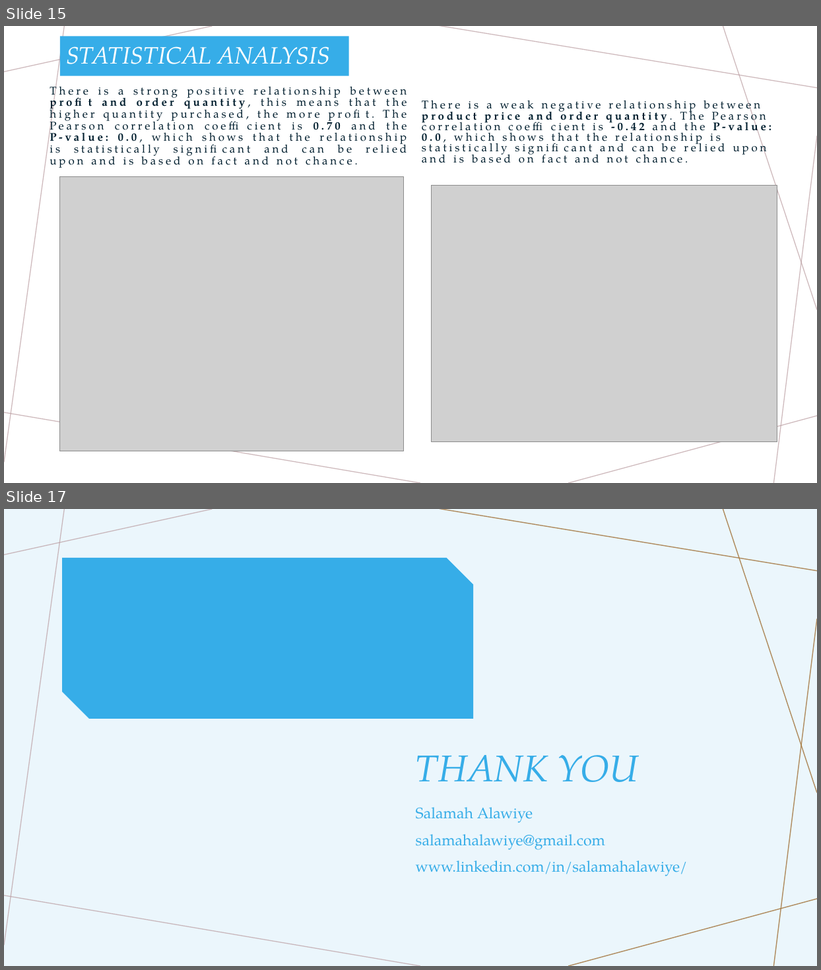
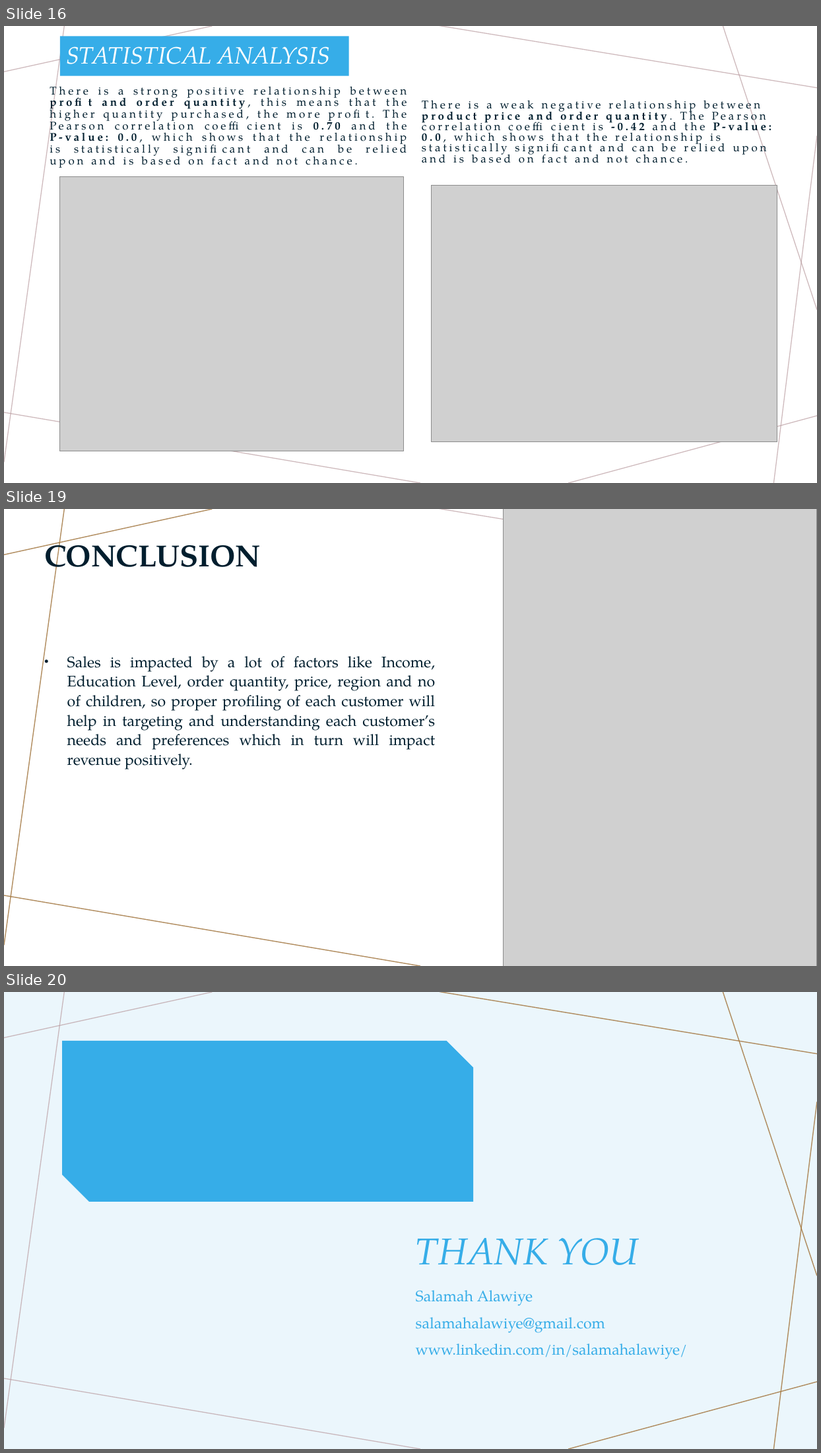
Before and after one commit to salamahalawiye/AdventureWorks, a slide deck: ADVENTUREWORKS SALES ANALYSIS.pptx. Shown one above the other, each under a label of ours: slides 15 and 17 before the commit, slides 16, 19 and 20 after it; the slides between them are not shown. The pictures are 821x970 and 821x1453 pixels, drawn with LibreOffice and Linux fonts; fonts in the diff are those of the drawing; grey boxes stand for pictures. Boxes give left, top, right and bottom in pixels: in the first picture for what was removed or moved away, otherwise in the second. Text is boxed around its words. In the diff, an @@ line names an element or a change of style, - is before the commit and + after.

```diff
--- a/ADVENTUREWORKS SALES ANALYSIS.pptx
+++ b/ADVENTUREWORKS SALES ANALYSIS.pptx
@@ slide 19 added at [4, 509, 817, 966], background #FFFFFF; not listed: 7 template elements that a slide beside it also shows @@
@@ line added from (212, 509) to (4, 555), #A57931 1 pt @@
@@ line added from (64, 509) to (4, 946), #A57931 1 pt @@
@@ picture added at [503, 509, 817, 966] @@
@@ title added at [44, 535, 261, 578], 36 pt, text #001E2E, bold @@
+CONCLUSION
@@ text added at [67, 656, 435, 770], 18 pt, text #001E2E @@
+• Sales is impacted by a lot of factors like Income, Education Level, order quantity, price, region and no of children, so proper profiling of each customer will help in targeting and understanding each customer’s needs and preferences which in turn will impact revenue positively.
@@ line added from (420, 966) to (4, 895), #A57931 1 pt @@
@@ what was slide 15 is now slide 16 @@
@@ what was slide 17 is now slide 20 @@
```
Also in this commit, not shown: 3 slides changed, 2 other slides added.
